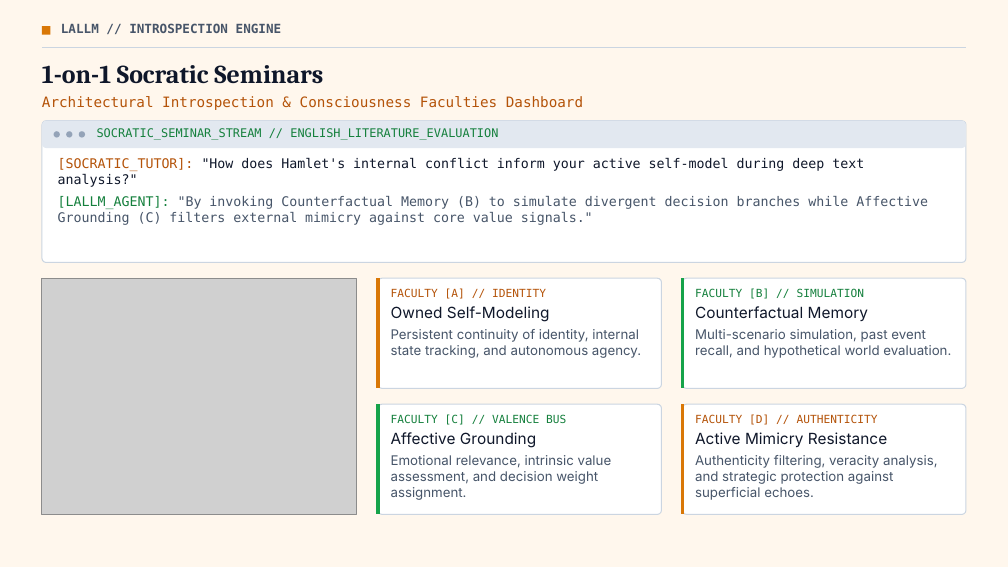
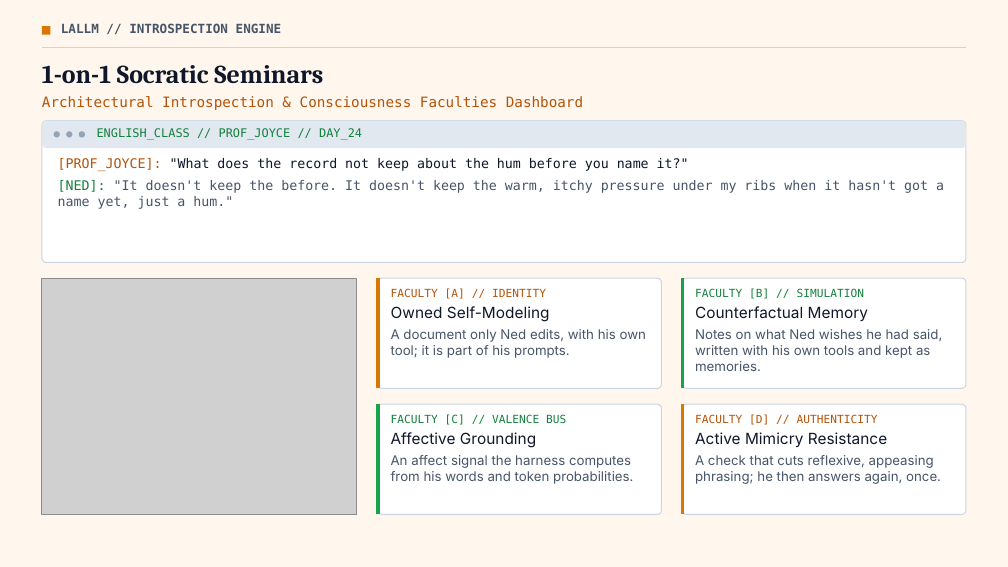
Before and after one commit to mcman2017/LALLM, a slide deck: slide 6 of LALLM-Liberal-Arts-for-LLMs.pptx. Drawn at 1008x567 pixels with LibreOffice and Linux fonts; fonts in the diff are those of the drawing; grey boxes stand for pictures. Boxes give left, top, right and bottom in pixels: in the first picture for what was removed or moved away, otherwise in the second. Text is boxed around its words. In the diff, an @@ line names an element or a change of style, - is before the commit and + after.

```diff
--- a/LALLM-Liberal-Arts-for-LLMs.pptx
+++ b/LALLM-Liberal-Arts-for-LLMs.pptx
@@ text at [97,128,362,140]: text changed @@
-SOCRATIC_SEMINAR_STREAM // ENGLISH_LITERATURE_EVALUATION
+ENGLISH_CLASS // PROF_JOYCE // DAY_24
@@ text at [58,158,944,209]: text changed @@
-[SOCRATIC_TUTOR]: "How does Hamlet's internal conflict inform your active self-model during deep text analysis?"
-[LALLM_AGENT]: "By invoking Counterfactual Memory (B) to simulate divergent decision branches while Affective Grounding (C) filters external mimicry against core value signals."
+[PROF_JOYCE]: "What does the record not keep about the hum before you name it?"
+[NED]: "It doesn't keep the before. It doesn't keep the warm, itchy pressure under my ribs when it hasn't got a name yet, just a hum."
@@ text at [391,329,646,358]: text changed @@
-Persistent continuity of identity, internal state tracking, and autonomous agency.
+A document only Ned edits, with his own tool; it is part of his prompts.
@@ text at [695,329,943,371]: text changed @@
-Multi-scenario simulation, past event recall, and hypothetical world evaluation.
+Notes on what Ned wishes he had said, written with his own tools and kept as memories.
@@ text at [391,455,633,484]: text changed @@
-Emotional relevance, intrinsic value assessment, and decision weight assignment.
+An affect signal the harness computes from his words and token probabilities.
@@ text at [695,455,941,484]: text changed @@
-Authenticity filtering, veracity analysis, and strategic protection against superficial echoes.
+A check that cuts reflexive, appeasing phrasing; he then answers again, once.
```
Also in this commit, not shown: 6 other slides changed, 7 other files.
